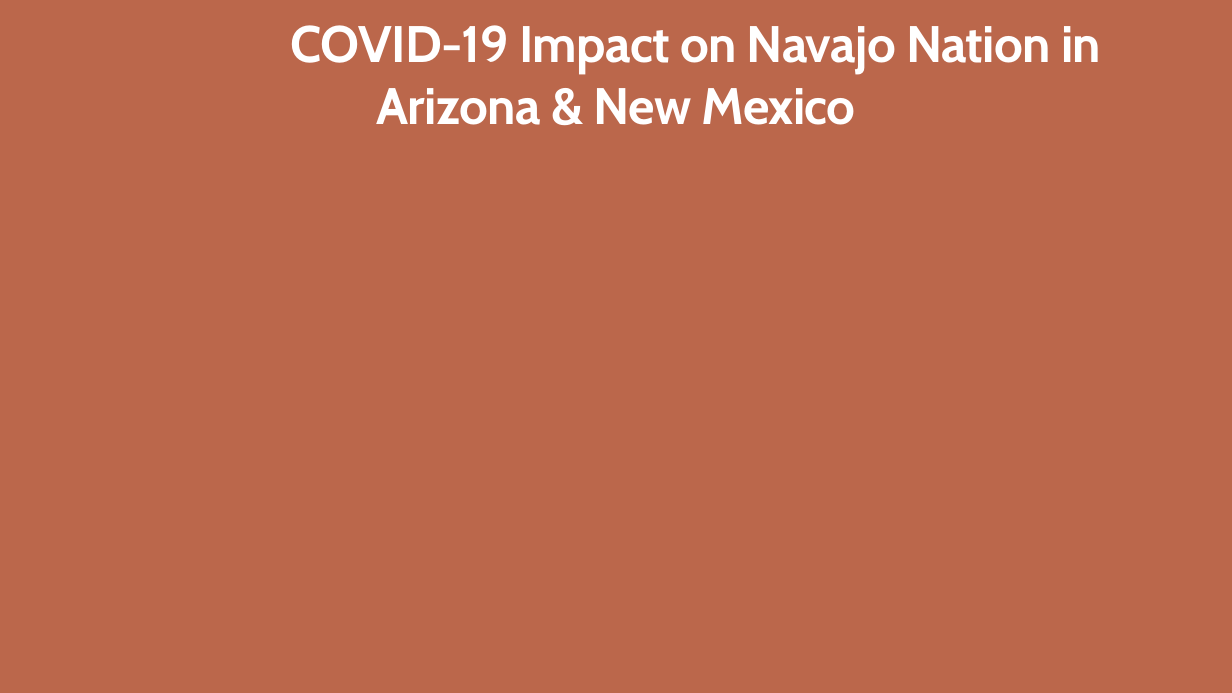
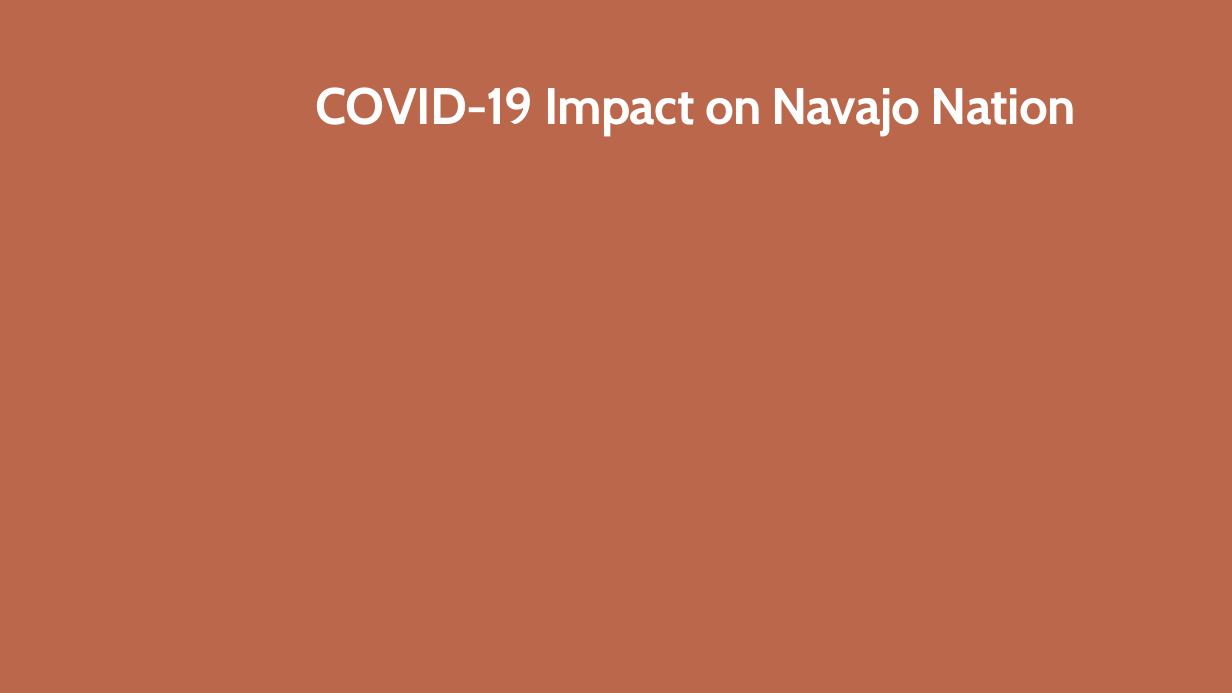
Before and after one commit to CCostenbader/Covid-19-effects-on-the-Navajo-Nation-Indian-Tribe, a slide deck: slide 7 of FinalPP.pptx (slide 11 before the commit). Drawn at 1232x693 pixels with LibreOffice and Linux fonts; fonts in the diff are those of the drawing; background and template pictures are left out. Boxes give left, top, right and bottom in pixels: in the first picture for what was removed or moved away, otherwise in the second. Text is boxed around its words. In the diff, an @@ line names an element or a change of style, - is before the commit and + after.

```diff
--- a/FinalPP.pptx
+++ b/FinalPP.pptx
@@ text at (156, 87, 1076, 135): text changed @@
-HistoryCOVID-19 Impact on Navajo Nation in Arizona & New Mexico
+HistoryCOVID-19 Impact on Navajo Nation
```
Also in this commit, not shown: 20 other slides changed, 1 slide added, 25 slides removed, 8 other files.
